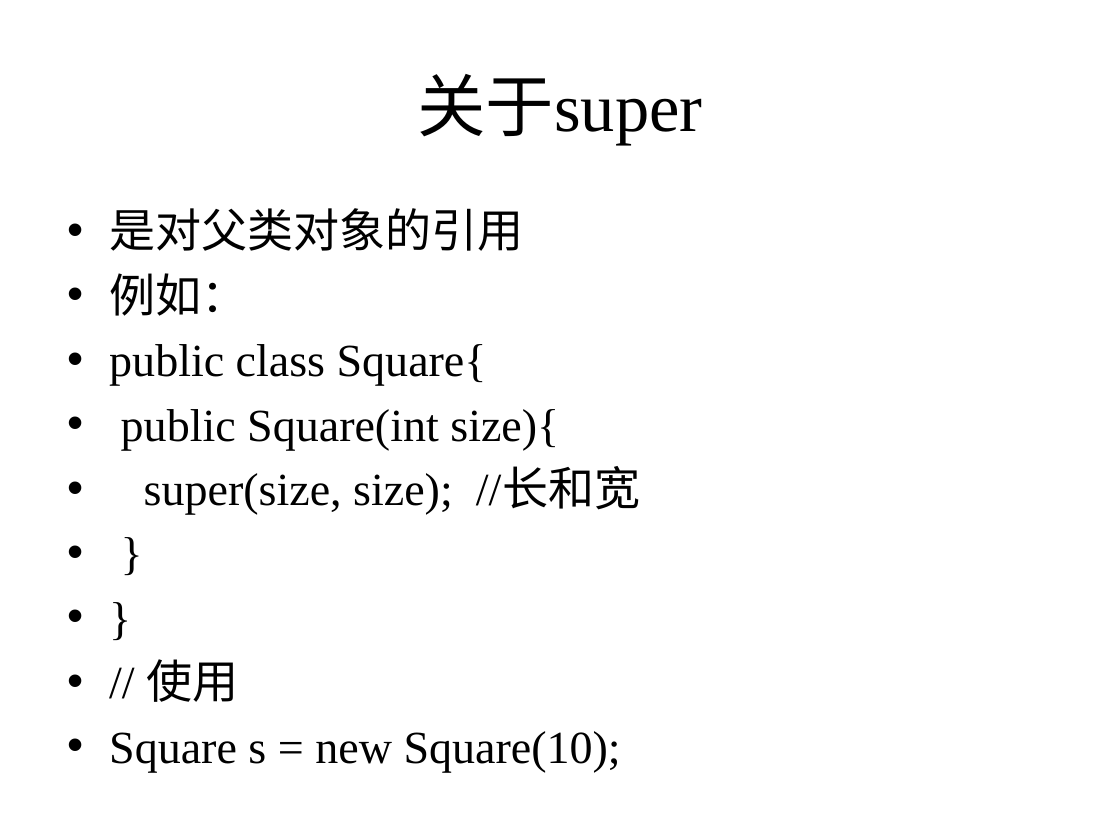
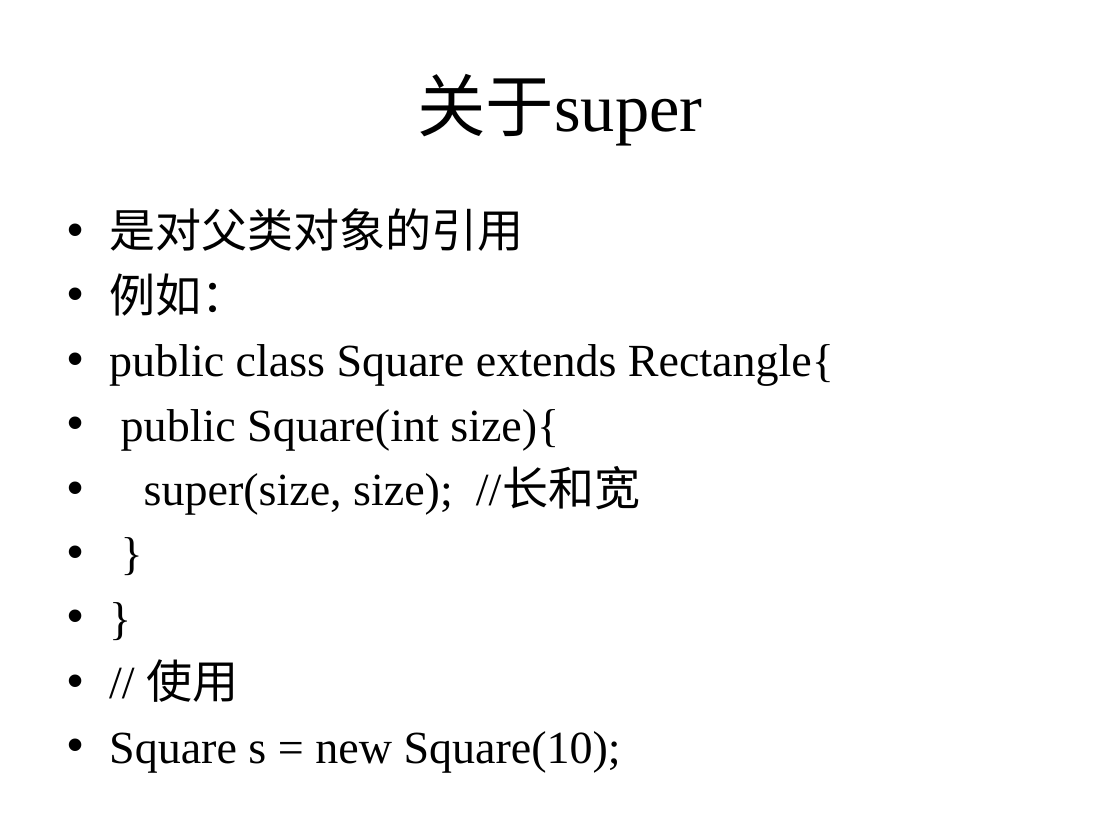
Before and after one commit to zhutao2015/JavaCourse, a slide deck: slide 3 of lesson9/class-remaining.pptx. Drawn at 1120x840 pixels with LibreOffice and Linux fonts; fonts in the diff are those of the drawing. Boxes give left, top, right and bottom in pixels: in the first picture for what was removed or moved away, otherwise in the second. Text is boxed around its words. In the diff, an @@ line names an element or a change of style, - is before the commit and + after.

```diff
--- a/lesson9/class-remaining.pptx
+++ b/lesson9/class-remaining.pptx
@@ text at [109,344,834,386]: text changed @@
-• public class Square{
+• public class Square extends Rectangle{
```
Also in this commit, not shown: 1 slide added, 13 other files.
